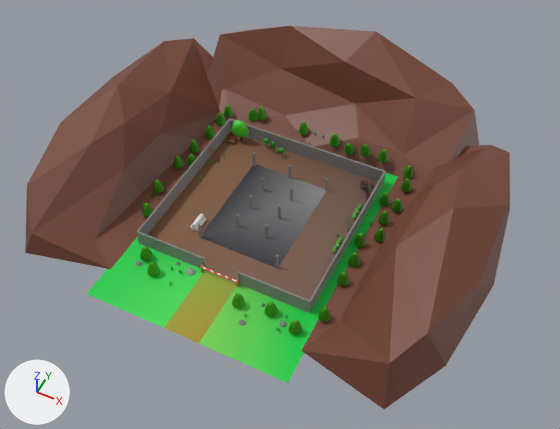
Two versions of the glTF model assets/maps/EvrmHub.glb, one commit apart.
The view is the same before and after, from a 50 mm lens placed at (43.2, -80.9, 101.7), pointed at (3.1, -0.8, 1.5). The lights are fixed; the arrows at lower left show +X, +Y and +Z. The first picture is the older version. Where no turn or scale is listed for an object, it has been applied to the vertices. Vertices at exactly the same position are counted once.

Before the edit, the objects in view are built like this:
```python
me_cube_004 = bpy.data.meshes.new('Cube.004')
me_cube_004.from_pydata(...)  # 8 vertices, 12 faces; spans x -16.0..16.0, y -16.0..16.0, z 0.0..0.1
me_cube_004.materials.append(mat_material)
me_cylinder_019 = bpy.data.meshes.new('Cylinder.019')
me_cylinder_019.from_pydata(...)  # 136 vertices, 242 faces; spans x -1.09..1.09, y -1.09..1.09, z -0.01..2.99
me_cylinder_019.materials.append(mat_material)
me_icosphere = bpy.data.meshes.new('Icosphere')
me_icosphere.from_pydata(...)  # 26 vertices, 40 faces; spans x -28.5..28.5, y -9.4..13.3, z 0.0..17.0
me_icosphere.materials.append(mat_material)
me_sphere_007 = bpy.data.meshes.new('Sphere.007')
me_sphere_007.from_pydata(...)  # 482 vertices, 960 faces; spans x -0.597..0.545, y -0.513..0.476, z -0.497..0.598
me_sphere_007.materials.append(mat_material)
me_sphere_009 = bpy.data.meshes.new('Sphere.009')
me_sphere_009.from_pydata(...)  # 456 vertices, 896 faces; spans x -0.54..0.45, y -0.535..0.683, z 0.002..1.083
me_sphere_009.materials.append(mat_material)
ob_brush_004 = bpy.data.objects.new('Brush.004', me_sphere_009)
ob_brush_004.location = (14.4, -1.6, -0.1)
ob_floor = bpy.data.objects.new('Floor', me_cube_004)
ob_floor.location = (0.0, -0.1, -0.1)
ob_icosphere = bpy.data.objects.new('Icosphere', me_icosphere)
ob_icosphere.location = (0.0, 27.7, 0.0)
ob_rock2 = bpy.data.objects.new('Rock2', me_sphere_007)
ob_rock2.location = (7.4, -22.5, -0.1)
ob_treelpr1_007 = bpy.data.objects.new('TreeLpr1.007', me_cylinder_019)
ob_treelpr1_007.location = (18.5, -16.0, 0.1)
# also in view: 'GroundHub' at (0.3, -5.0, 0.0); 'AbadonedBuiding' at (0.0, -0.4, 1.5); 'Icosphere.002' at (29.0, 2.1, 7.5); 'Wall' at (0.0, -0.1, 1.5); 'Icosphere.001' at (-28.4, 2.1, 7.5)
```
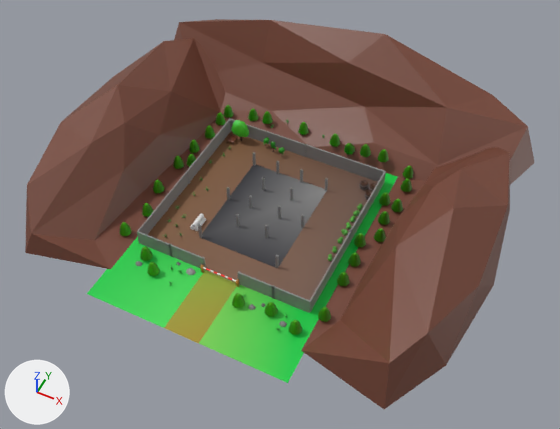
The change in detail:
me_icosphere is used by ob_icosphere; location (0.0, 27.7, 0.0).
me_icosphere had 26 vertices, 40 faces and spanned x -28.5..28.5, y -9.4..13.3, z 0.0..17.0.
me_icosphere now has 26 vertices, 40 faces and spans x -39.2..39.2, y -9.4..13.3, z 0.0..17.0.
me_icosphere part 1: the whole mesh is scaled about its middle by (1.37, 1, 1).
Object 'Rock2' (ob_rock2) moves from (7.4, -22.5, -0.1) to (7.4, -19.2, -0.1).
Object 'Brush.004' (ob_brush_004) moves from (14.4, -1.6, -0.1) to (14.4, -4.7, -0.1).
Object 'TreeLpr1.008' (ob_treelpr1_008) is new; it shows a copy of the mesh of ob_treelpr1_007.
Its location is (-19.1, -15.4, 0.1).

What differs and where, as boxes (x1, y1, x2, y2) in the pictures (560 x 429 px):
'Icosphere', rescaled (33% wider, 7% taller)
    before: (207, 26, 479, 181)
    after: (174, 19, 535, 185)
'TreeLpr1.008', added
    after: (119, 222, 132, 236)
'Rock2', moved
    before: (238, 319, 246, 325)
    after: (248, 304, 256, 310)
'Brush.004', moved
    before: (335, 241, 340, 248)
    after: (328, 254, 332, 261)
